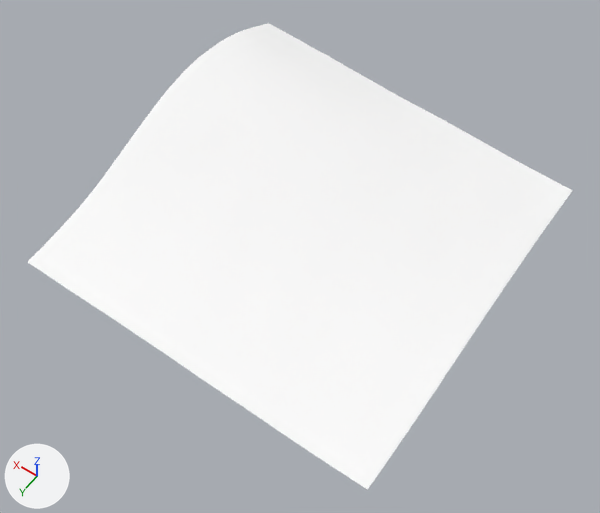
The glTF model games/yorimichi/assets/belmonte/meshes/SM_BM_BT_Terrain_3_6.glb, before and after one commit.
The view is the same before and after, from a 50 mm camera at (-329.0, 1353.0, 442.0) aimed at (-139.0, 1088.0, 25.0). The axes (+X, +Y, +Z) are drawn at lower left. The lights are the same throughout. The older version comes first.

The scene before the commit, as lines of its bpy script (objects in view):
```python
me_sm_bt_terrain_3_6 = bpy.data.meshes.new('SM_BT_Terrain_3_6')
me_sm_bt_terrain_3_6.from_pydata(...)  # 537 vertices, 981 faces; spans x -256.0..0.0, y 936.0..1192.0, z 20.0..72.0
me_sm_bt_terrain_3_6.materials.append(mat_bm_000_m_terrain_027)
ob_sm_bm_bt_terrain_3_6 = bpy.data.objects.new('SM_BM_BT_Terrain_3_6', me_sm_bt_terrain_3_6)
ob_sm_bm_bt_terrain_3_6.location = (0.0, 0.0, 0.0)
```
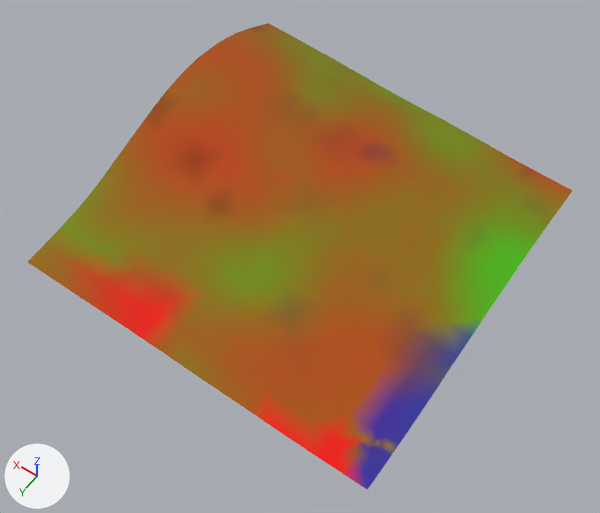
Changed parts and their boxes [x1, y1, x2, y2] in the pictures (600 x 513 px):
part 1 of me_sm_bt_terrain_3_6, recoloured (white to yellow): [28, 29, 563, 490] in both
part 2 of me_sm_bt_terrain_3_6, recoloured (white to brown): [28, 23, 573, 489] in both

What changed in the scene script:
```text
Change me_sm_bt_terrain_3_6:
    where me_sm_bt_terrain_3_6.from_pydata(...)  # 537 vertices, 981 faces; spans x -256.0..0.0, y 936.0..1192.0, z 20.0..72.0
    used by ob_sm_bm_bt_terrain_3_6; location = (0.0, 0.0, 0.0)
    me_sm_bt_terrain_3_6 part 1: 539 faces centred in x -255.0..-6.0, y 938.0..1184.0, z 20.0..61.0 are repainted in the vertex colours; the middle colour goes from white #ffffff to yellow #847800
    me_sm_bt_terrain_3_6 part 2: 442 faces centred in x -254.0..-3.0, y 938.0..1189.0, z 20.0..71.0 are repainted in the vertex colours; the middle colour goes from white #ffffff to brown #a65500
```
